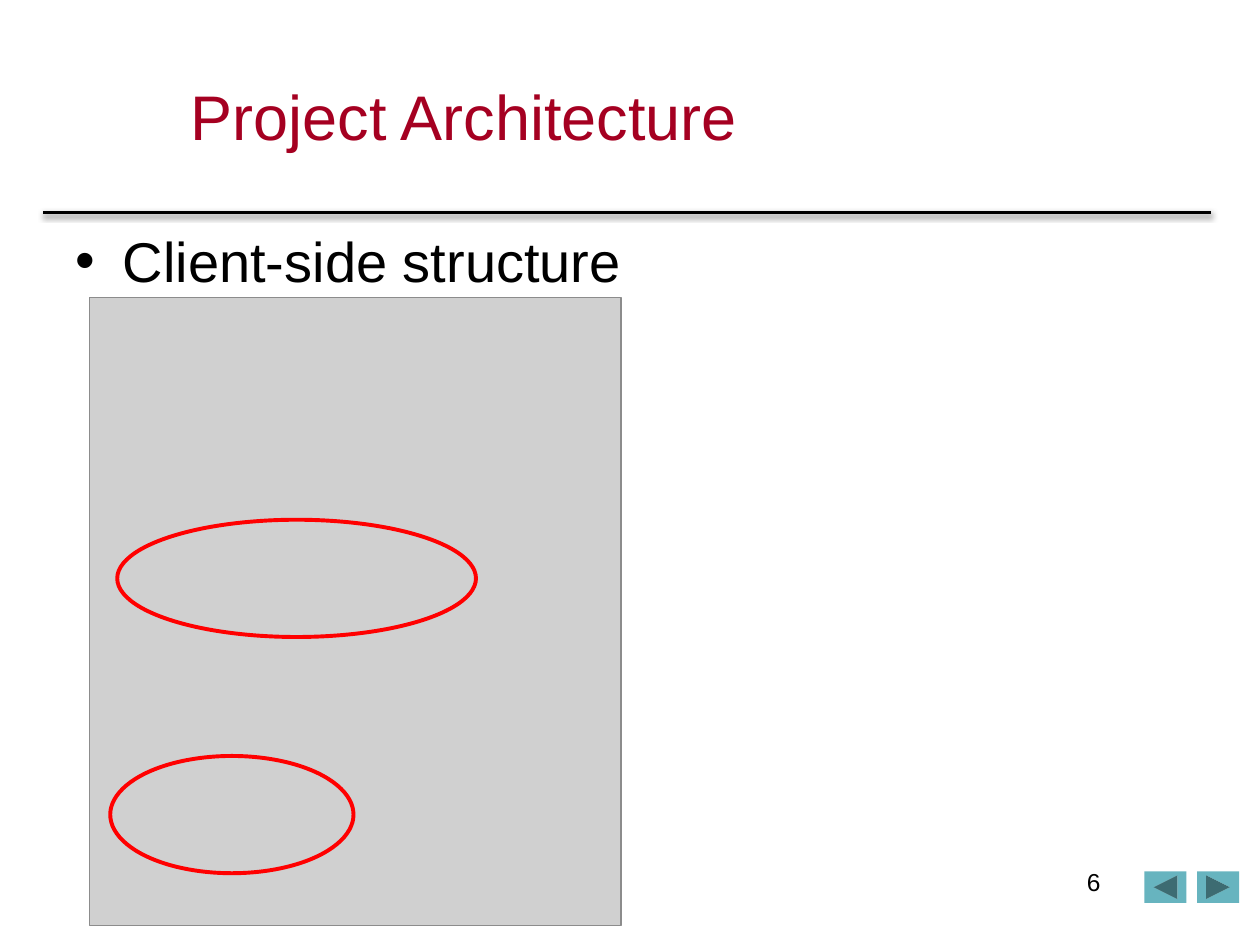
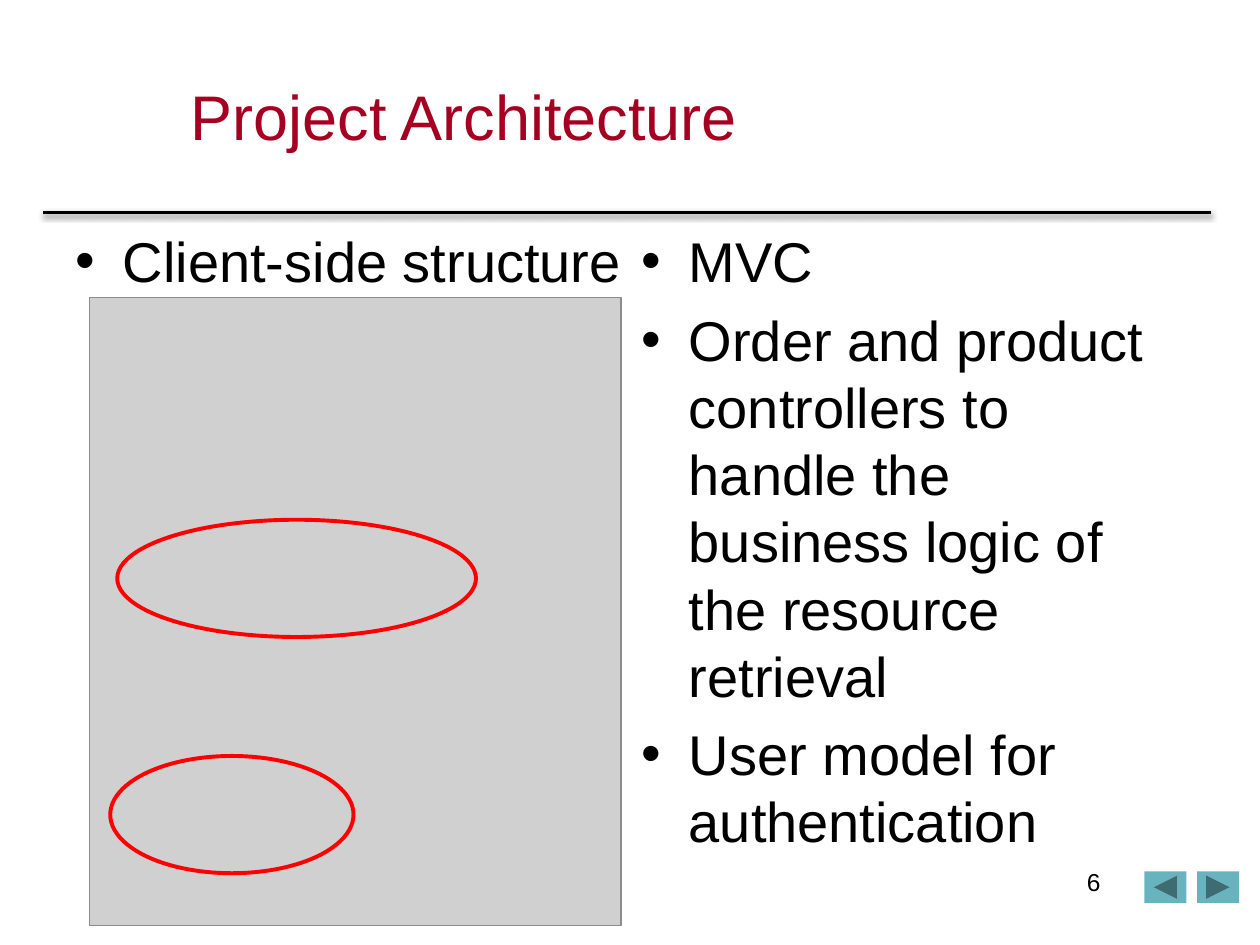
Before and after one commit to sonialin/comp433p2p3, a slide deck: slide 6 of comp433p2p3/COMP433FinalPPT.pptx. Drawn at 1260x945 pixels with LibreOffice and Linux fonts; fonts in the diff are those of the drawing; grey boxes stand for pictures; background and template pictures are left out. Boxes give left, top, right and bottom in pixels: in the first picture for what was removed or moved away, otherwise in the second. Text is boxed around its words. In the diff, an @@ line names an element or a change of style, - is before the commit and + after.

Commit message:
Modified ppt

```diff
--- a/comp433p2p3/COMP433FinalPPT.pptx
+++ b/comp433p2p3/COMP433FinalPPT.pptx
@@ text added at bbox=[689, 243, 1143, 843], 32 pt, text #000000 @@
+• MVC
+• Order and product controllers to handle the business logic of the resource retrieval
+• User model for authentication
```
Also in this commit, not shown: 2 slides added.
